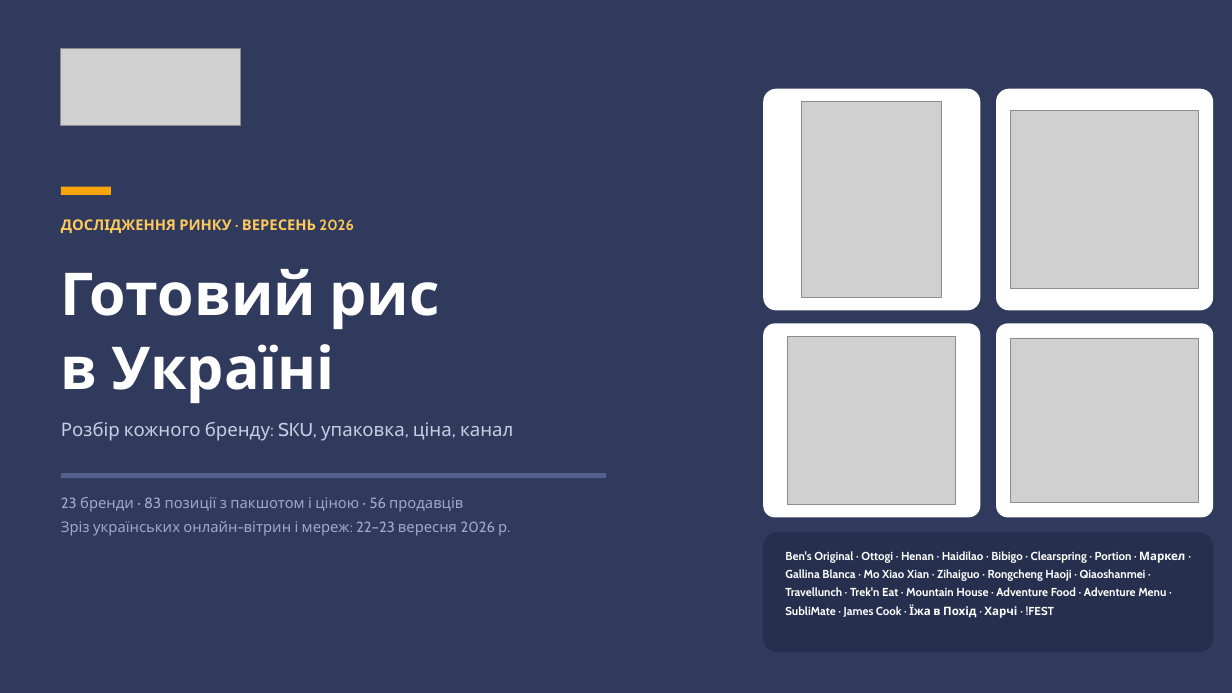
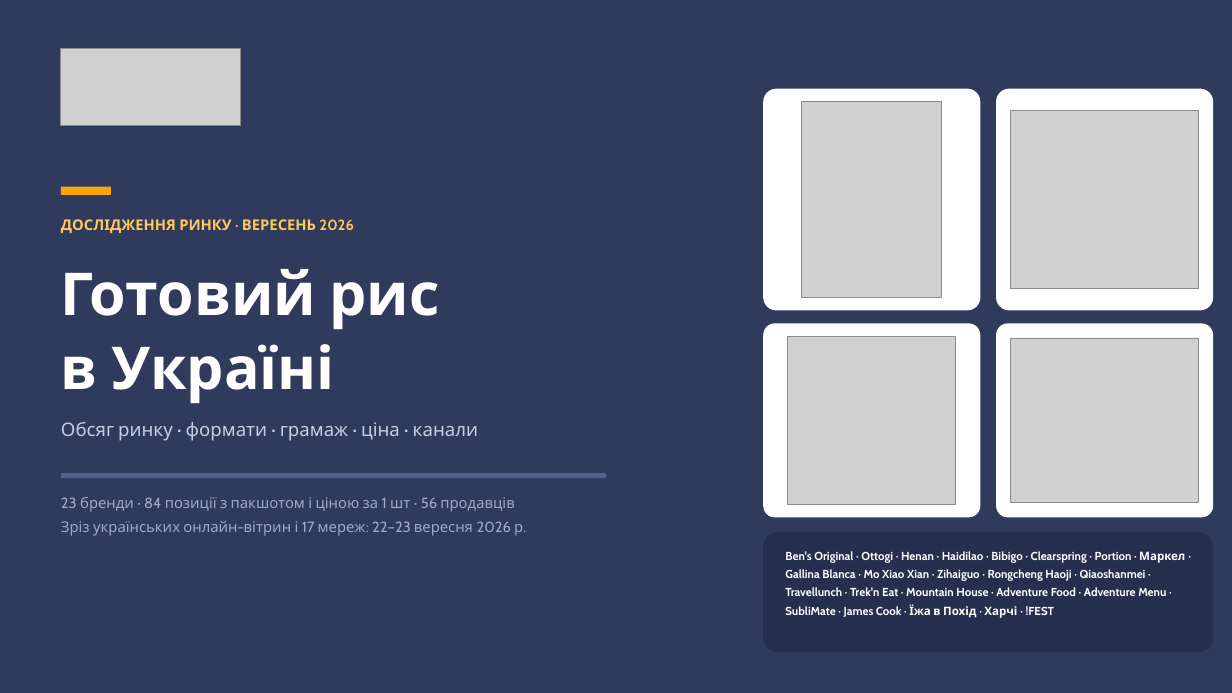
Before and after one commit to IllyaChaplygin/Chaplygin-Illya, a slide deck: slide 1 of market-research/Gotovyi_Rys_Rozbir_Brendiv.pptx. Drawn at 1232x693 pixels with LibreOffice and Linux fonts; fonts in the diff are those of the drawing; grey boxes stand for pictures; background and template pictures are left out; a plain dark background stands for a picture behind light text. Boxes give left, top, right and bottom in pixels: in the first picture for what was removed or moved away, otherwise in the second. Text is boxed around its words. In the diff, an @@ line names an element or a change of style, - is before the commit and + after.

```diff
--- a/market-research/Gotovyi_Rys_Rozbir_Brendiv.pptx
+++ b/market-research/Gotovyi_Rys_Rozbir_Brendiv.pptx
@@ text at <box>61,422,478,441</box>: text changed @@
-Розбір кожного бренду: SKU, упаковка, ціна, канал
+Обсяг ринку · формати · грамаж · ціна · канали
@@ text at <box>61,497,523,536</box>: text changed @@
-23 бренди · 83 позиції з пакшотом і ціною · 56 продавців
-Зріз українських онлайн-вітрин і мереж: 22–23 вересня 2026 р.
+23 бренди · 84 позиції з пакшотом і ціною за 1 шт · 56 продавців
+Зріз українських онлайн-вітрин і 17 мереж: 22–23 вересня 2026 р.
```
Also in this commit, not shown: 11 other slides changed, 7 slides added, 2 slides removed, 22 other files.
